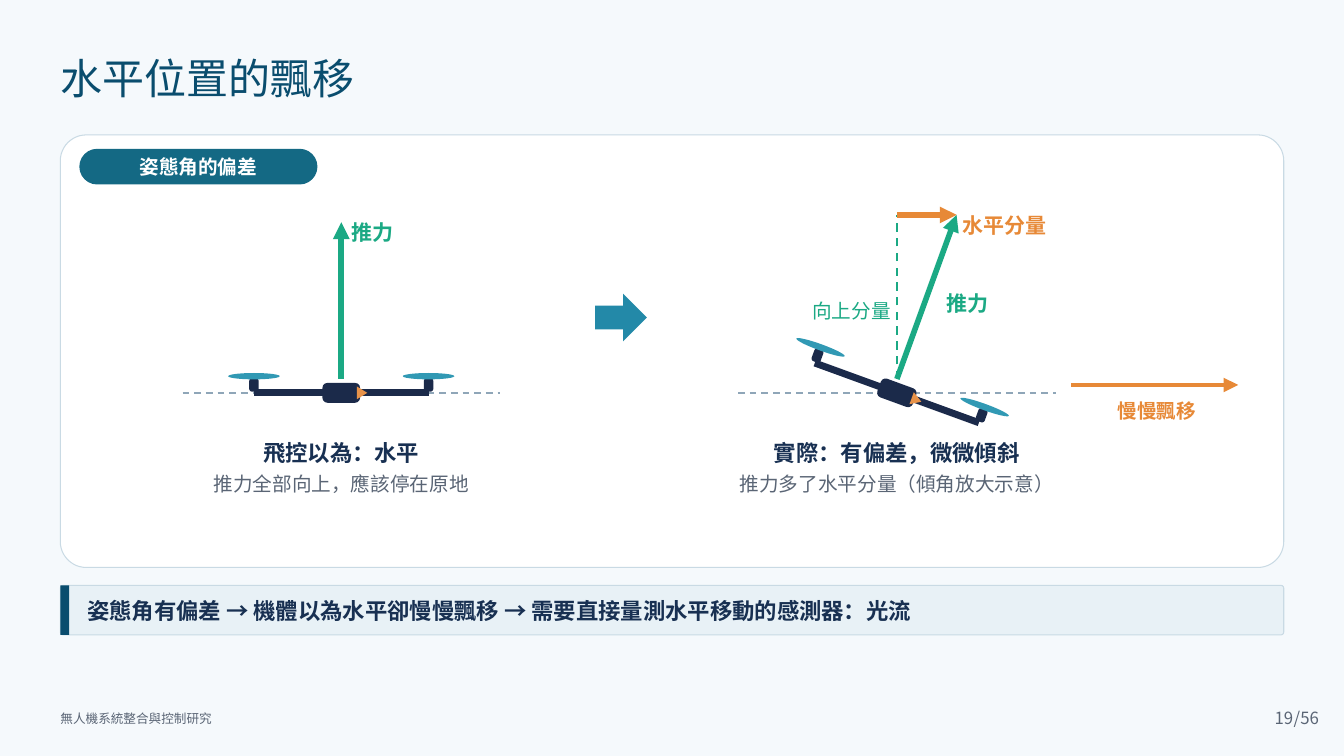
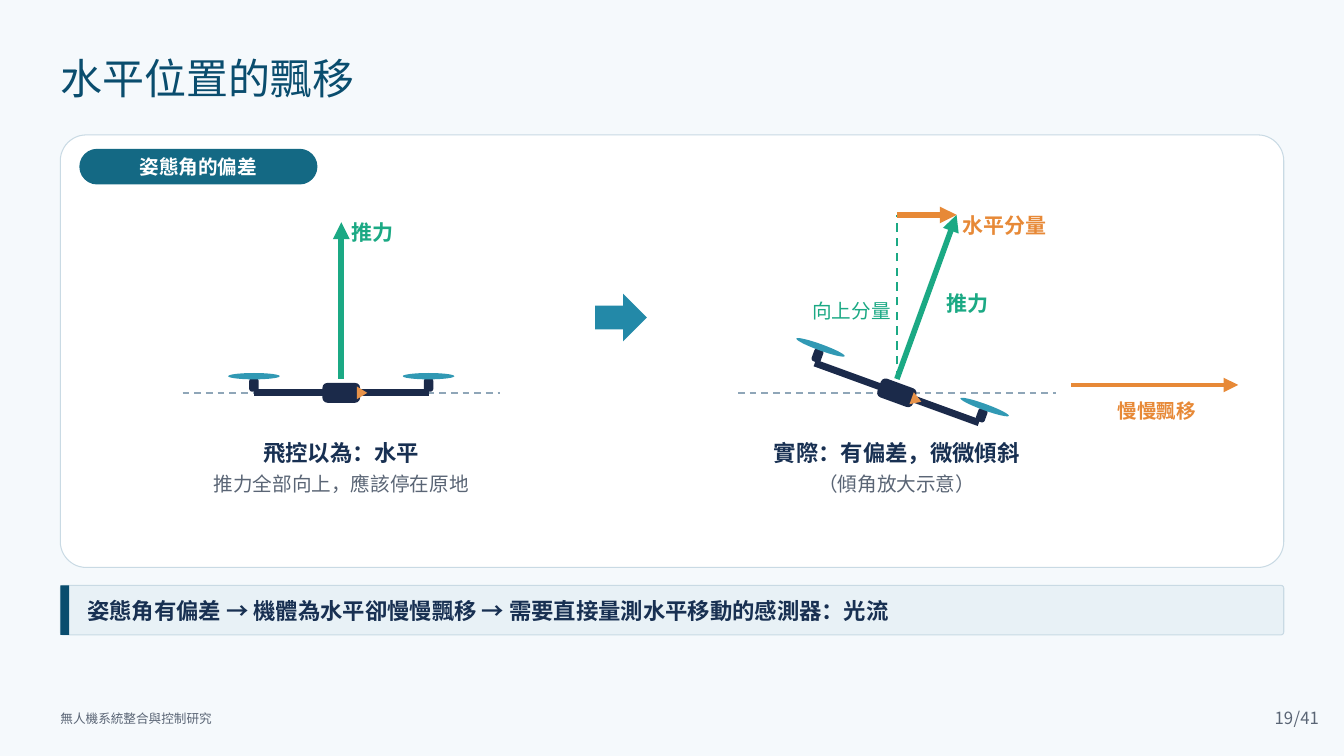
Before and after one commit to lingken1028/-, a slide deck: slide 19 of 無人機系統整合與控制研究_口試簡報 2.pptx. Drawn at 1344x756 pixels with LibreOffice and Linux fonts; fonts in the diff are those of the drawing. Boxes give left, top, right and bottom in pixels: in the first picture for what was removed or moved away, otherwise in the second. Text is boxed around its words. In the diff, an @@ line names an element or a change of style, - is before the commit and + after.

```diff
--- a/無人機系統整合與控制研究_口試簡報 2.pptx
+++ b/無人機系統整合與控制研究_口試簡報 2.pptx
@@ text at box(818, 474, 975, 493): text changed @@
-推力多了水平分量（傾角放大示意）
+（傾角放大示意）
@@ text at box(87, 600, 888, 621): text changed @@
-姿態角有偏差 → 機體以為水平卻慢慢飄移 → 需要直接量測水平移動的感測器：光流
+姿態角有偏差 → 機體為水平卻慢慢飄移 → 需要直接量測水平移動的感測器：光流
@@ text at box(1294, 711, 1319, 727): text changed @@
-/56
+/41
```
Also in this commit, not shown: 73 other slides changed, 5 slides added.
